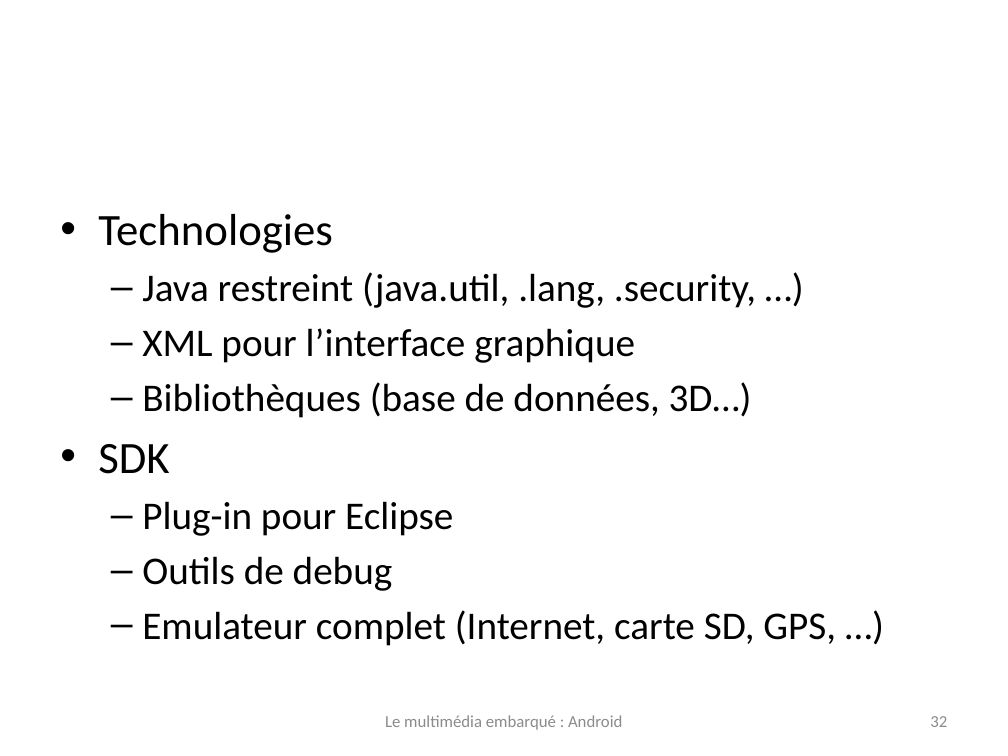
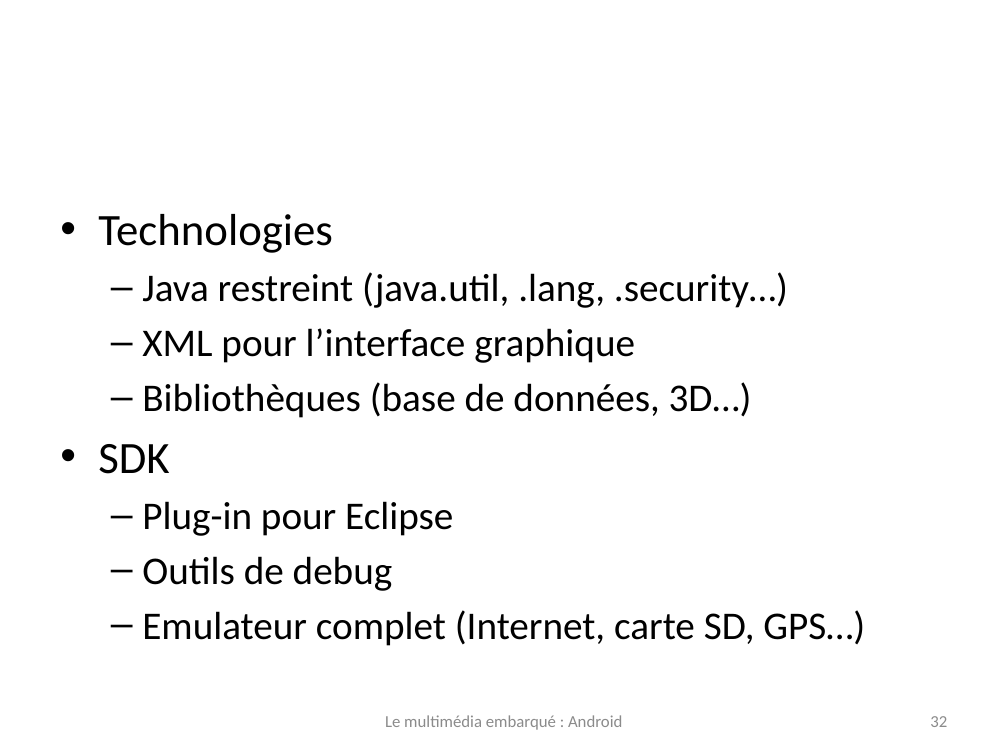
Before and after one commit to mediafire69/gzball, a slide deck: slide 32 of presentation/android.pptx. Drawn at 1008x756 pixels with LibreOffice and Linux fonts; fonts in the diff are those of the drawing; background and template pictures are left out. Boxes give left, top, right and bottom in pixels: in the first picture for what was removed or moved away, otherwise in the second. Text is boxed around its words. In the diff, an @@ line names an element or a change of style, - is before the commit and + after.

```diff
--- a/presentation/android.pptx
+++ b/presentation/android.pptx
@@ text at [142, 272, 788, 308]: text changed @@
-  – Java restreint (java.util, .lang, .security, …)
+  – Java restreint (java.util, .lang, .security…)
@@ text at [142, 610, 865, 646]: text changed @@
-  – Emulateur complet (Internet, carte SD, GPS, …)
+  – Emulateur complet (Internet, carte SD, GPS…)
```
Also in this commit, not shown: 5 other slides changed, 1 slide added, 1 other file.
